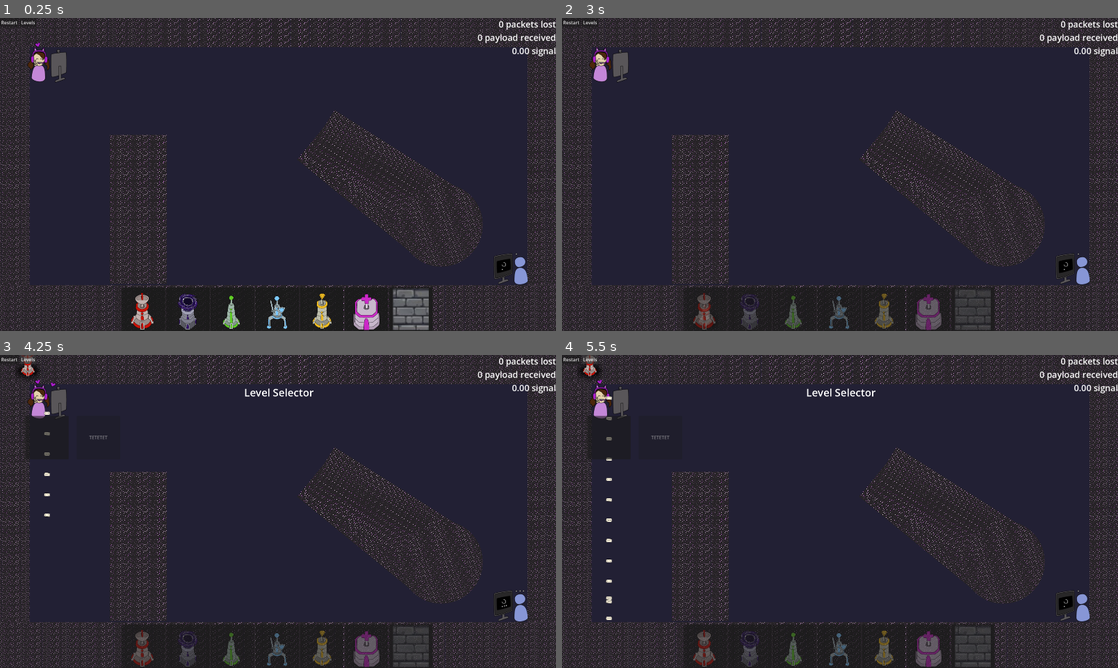
Above: before the commit, frames 1-4 (two rows, left to right).
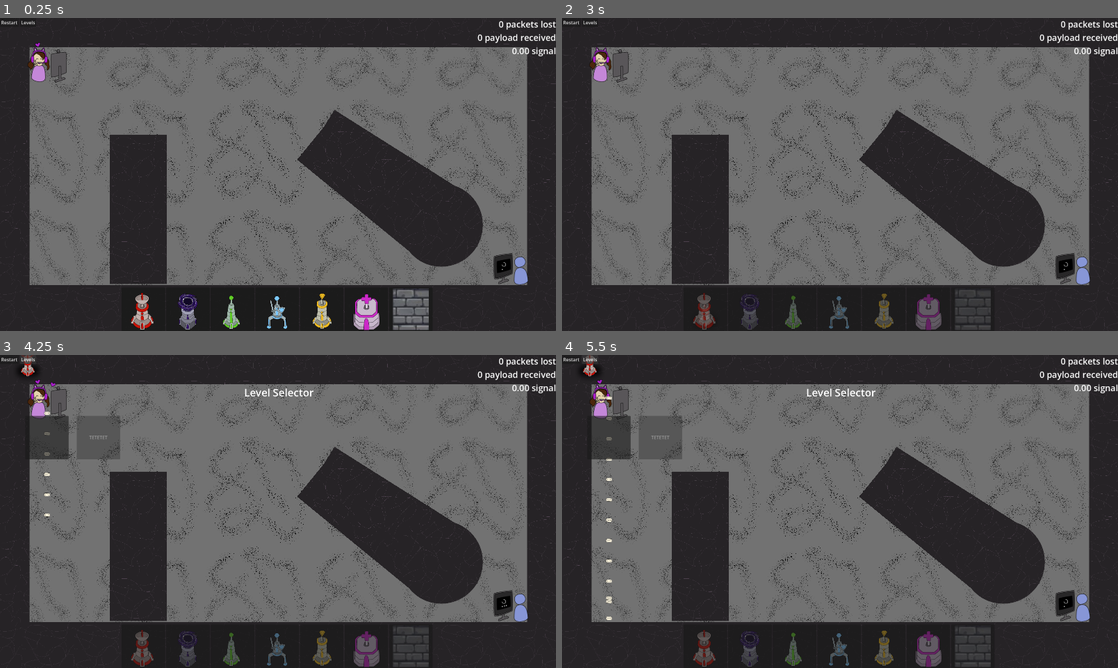
Above: after the commit, the same moments.

Repository: ryupold/ld59
Game: Godot game, scene res://scenes/main.tscn
The game is run twice, just before and just after one commit, with the same random seed, the same clock (stepped at 60 frames per second) and the same inputs. The engine's default icon, where the game draws it, is replaced by a stand-in: a white triangle on a blue panel in a dark square.
Inputs (mouse positions are in pixels of both pictures, inside the frame that each line leads up to):
- Up to frame 1 (0.25 s): no input
- Up to frame 2 (3 s): click "Restart" at 0.5 s; click "Restart" at 1.25 s; click "Restart" at 2 s; click (706, 309) at 2.77 s
- Up to frame 3 (4.25 s): click "Levels" at 3.5 s
- Up to frame 4 (5.5 s): click "Levels" at 4.25 s; click "Levels" at 5 s

The runs differ from the first frame. In frame 1, 59% of the frame differs, in the area x 0-100%, y 0-100%; in frame 2, 59%; in frame 3, 59%; in frame 4, 59%.

Commit message:
update ground and wall texture

Diff:
--- a/ld59-game/entities/walls/ground.tscn
+++ b/ld59-game/entities/walls/ground.tscn
@@ -5,5 +5,15 @@
 [node name="Background" type="Node2D" unique_id=215101431]
 
 [node name="Sprite2D" type="Sprite2D" parent="." unique_id=519825193]
+visible = false
 scale = Vector2(20, 20)
 texture = ExtResource("1_k2u06")
+
+[node name="TextureRect" type="TextureRect" parent="." unique_id=1164928112]
+offset_left = -5080.0
+offset_top = -5080.0
+offset_right = 5120.0
+offset_bottom = 5120.0
+texture = ExtResource("1_k2u06")
+expand_mode = 1
+stretch_mode = 1
Binary file changed: ld59-game/entities/walls/ground.webp
Binary file changed: ld59-game/entities/walls/wall_texture.webp
